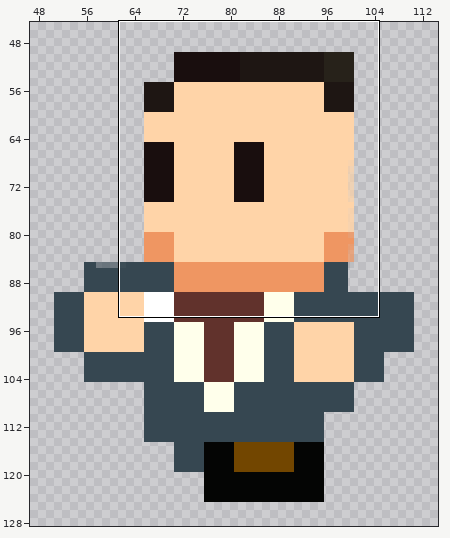
Edited in one commit: sprite sheet (Images/ronaldus_runleft_5.png). Above, an overview of the earlier version with the close-up marked.
Close-up. Old version:
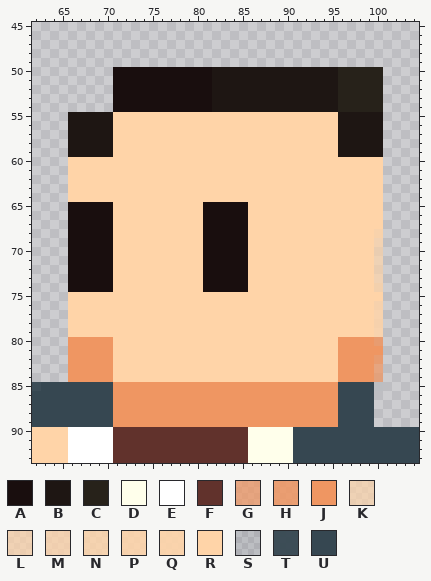
The file is 200x145 pixels. Pixels under 10% opacity are left out. Colours within 5 levels of each other are drawn and written as one. Shown: x 62..104, y 45..93. The wide view leaves out empty margins.
Palette (. is transparent): A #190e0e  B #1e1613  C #27221a  D #ffffeb  E #ffffff  F #61322c  G #ef9662ba  H #ef9662da  J #ef9662  K #ffd4a8aa  L #ffd4a8b2  M #ffd4a8bf  N #ffd4a8cb  P #ffd4a8da  Q #ffd4a8e4  R #ffd4a8  S #3647511d  T #364751f3  U #364751
Pixels before, first column x 62:
50 .........AAAAAAAAAAABBBBBBBBBBBBBBCCCCC....
51 .........AAAAAAAAAAABBBBBBBBBBBBBBCCCCC....
52 .........AAAAAAAAAAABBBBBBBBBBBBBBCCCCC....
53 .........AAAAAAAAAAABBBBBBBBBBBBBBCCCCC....
54 .........AAAAAAAAAAABBBBBBBBBBBBBBCCCCC....
55 ....BBBBBRRRRRRRRRRRRRRRRRRRRRRRRRBBBBB....
56 ....BBBBBRRRRRRRRRRRRRRRRRRRRRRRRRBBBBB....
57 ....BBBBBRRRRRRRRRRRRRRRRRRRRRRRRRBBBBB....
58 ....BBBBBRRRRRRRRRRRRRRRRRRRRRRRRRBBBBB....
59 ....BBBBBRRRRRRRRRRRRRRRRRRRRRRRRRBBBBB....
60 ....RRRRRRRRRRRRRRRRRRRRRRRRRRRRRRRRRRR....
61 ....RRRRRRRRRRRRRRRRRRRRRRRRRRRRRRRRRRR....
62 ....RRRRRRRRRRRRRRRRRRRRRRRRRRRRRRRRRRR....
63 ....RRRRRRRRRRRRRRRRRRRRRRRRRRRRRRRRRRR....
64 ....RRRRRRRRRRRRRRRRRRRRRRRRRRRRRRRRRRR....
65 ....AAAAARRRRRRRRRRAAAAARRRRRRRRRRRRRRR....
66 ....AAAAARRRRRRRRRRAAAAARRRRRRRRRRRRRRR....
67 ....AAAAARRRRRRRRRRAAAAARRRRRRRRRRRRRRR....
68 ....AAAAARRRRRRRRRRAAAAARRRRRRRRRRRRRRQ....
69 ....AAAAARRRRRRRRRRAAAAARRRRRRRRRRRRRRM....
70 ....AAAAARRRRRRRRRRAAAAARRRRRRRRRRRRRRK....
71 ....AAAAARRRRRRRRRRAAAAARRRRRRRRRRRRRRK....
72 ....AAAAARRRRRRRRRRAAAAARRRRRRRRRRRRRRK....
73 ....AAAAARRRRRRRRRRAAAAARRRRRRRRRRRRRRL....
74 ....AAAAARRRRRRRRRRAAAAARRRRRRRRRRRRRRN....
75 ....RRRRRRRRRRRRRRRRRRRRRRRRRRRRRRRRRRR....
76 ....RRRRRRRRRRRRRRRRRRRRRRRRRRRRRRRRRRP....
77 ....RRRRRRRRRRRRRRRRRRRRRRRRRRRRRRRRRRP....
78 ....RRRRRRRRRRRRRRRRRRRRRRRRRRRRRRRRRRP....
79 ....RRRRRRRRRRRRRRRRRRRRRRRRRRRRRRRRRRP....
80 ....JJJJJRRRRRRRRRRRRRRRRRRRRRRRRRJJJJH....
81 ....JJJJJRRRRRRRRRRRRRRRRRRRRRRRRRJJJJJ....
82 ....JJJJJRRRRRRRRRRRRRRRRRRRRRRRRRJJJJH....
83 ....JJJJJRRRRRRRRRRRRRRRRRRRRRRRRRJJJJG....
84 ....JJJJJRRRRRRRRRRRRRRRRRRRRRRRRRJJJJG....
85 TUUUUUUUUJJJJJJJJJJJJJJJJJJJJJJJJJUUUUS....
86 UUUUUUUUUJJJJJJJJJJJJJJJJJJJJJJJJJUUUU.....
87 UUUUUUUUUJJJJJJJJJJJJJJJJJJJJJJJJJUUUU.....
88 UUUUUUUUUJJJJJJJJJJJJJJJJJJJJJJJJJUUUU.....
89 UUUUUUUUUJJJJJJJJJJJJJJJJJJJJJJJJJUUUU.....
90 RRRREEEEEFFFFFFFFFFFFFFFDDDDDUUUUUUUUUUUUUU
91 RRRREEEEEFFFFFFFFFFFFFFFDDDDDUUUUUUUUUUUUUU
92 RRRREEEEEFFFFFFFFFFFFFFFDDDDDUUUUUUUUUUUUUU
93 RRRREEEEEFFFFFFFFFFFFFFFDDDDDUUUUUUUUUUUUUU
The result:
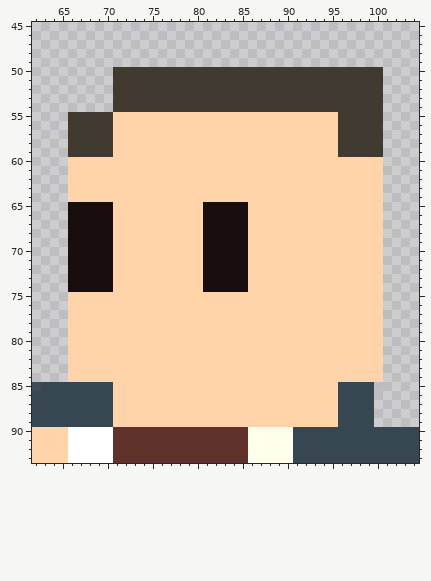
The edit:
{"colour":"B","old":"#1e1613","new":"#413a30"}
{"y":50,"x":71,"old":"AAAAAAAAAAA","new":"BBBBBBBBBBB"}
{"y":50,"x":96,"old":"CCCCC","new":"BBBBB"}
{"y":51,"x":71,"old":"AAAAAAAAAAA","new":"BBBBBBBBBBB"}
{"y":51,"x":96,"old":"CCCCC","new":"BBBBB"}
{"y":52,"x":71,"old":"AAAAAAAAAAA","new":"BBBBBBBBBBB"}
{"y":52,"x":96,"old":"CCCCC","new":"BBBBB"}
{"y":53,"x":71,"old":"AAAAAAAAAAA","new":"BBBBBBBBBBB"}
{"y":53,"x":96,"old":"CCCCC","new":"BBBBB"}
{"y":54,"x":71,"old":"AAAAAAAAAAA","new":"BBBBBBBBBBB"}
{"y":54,"x":96,"old":"CCCCC","new":"BBBBB"}
{"y":68,"x":100,"old":"Q","new":"R"}
{"y":69,"x":100,"old":"M","new":"R"}
{"y":70,"x":100,"old":"K","new":"R"}
{"y":71,"x":100,"old":"K","new":"R"}
{"y":72,"x":100,"old":"K","new":"R"}
{"y":73,"x":100,"old":"L","new":"R"}
{"y":74,"x":100,"old":"N","new":"R"}
{"y":76,"x":100,"old":"P","new":"R"}
{"y":77,"x":100,"old":"P","new":"R"}
{"y":78,"x":100,"old":"P","new":"R"}
{"y":79,"x":100,"old":"P","new":"R"}
{"y":80,"x":66,"old":"JJJJJ","new":"RRRRR"}
{"y":80,"x":96,"old":"JJJJH","new":"RRRRR"}
{"y":81,"x":66,"old":"JJJJJ","new":"RRRRR"}
{"y":81,"x":96,"old":"JJJJJ","new":"RRRRR"}
{"y":82,"x":66,"old":"JJJJJ","new":"RRRRR"}
{"y":82,"x":96,"old":"JJJJH","new":"RRRRR"}
{"y":83,"x":66,"old":"JJJJJ","new":"RRRRR"}
{"y":83,"x":96,"old":"JJJJG","new":"RRRRR"}
{"y":84,"x":66,"old":"JJJJJ","new":"RRRRR"}
{"y":84,"x":96,"old":"JJJJG","new":"RRRRR"}
{"y":85,"x":71,"old":"JJJJJJJJJJJJJJJJJJJJJJJJJ","new":"RRRRRRRRRRRRRRRRRRRRRRRRR"}
{"y":86,"x":71,"old":"JJJJJJJJJJJJJJJJJJJJJJJJJ","new":"RRRRRRRRRRRRRRRRRRRRRRRRR"}
{"y":87,"x":71,"old":"JJJJJJJJJJJJJJJJJJJJJJJJJ","new":"RRRRRRRRRRRRRRRRRRRRRRRRR"}
{"y":88,"x":71,"old":"JJJJJJJJJJJJJJJJJJJJJJJJJ","new":"RRRRRRRRRRRRRRRRRRRRRRRRR"}
{"y":89,"x":71,"old":"JJJJJJJJJJJJJJJJJJJJJJJJJ","new":"RRRRRRRRRRRRRRRRRRRRRRRRR"}
